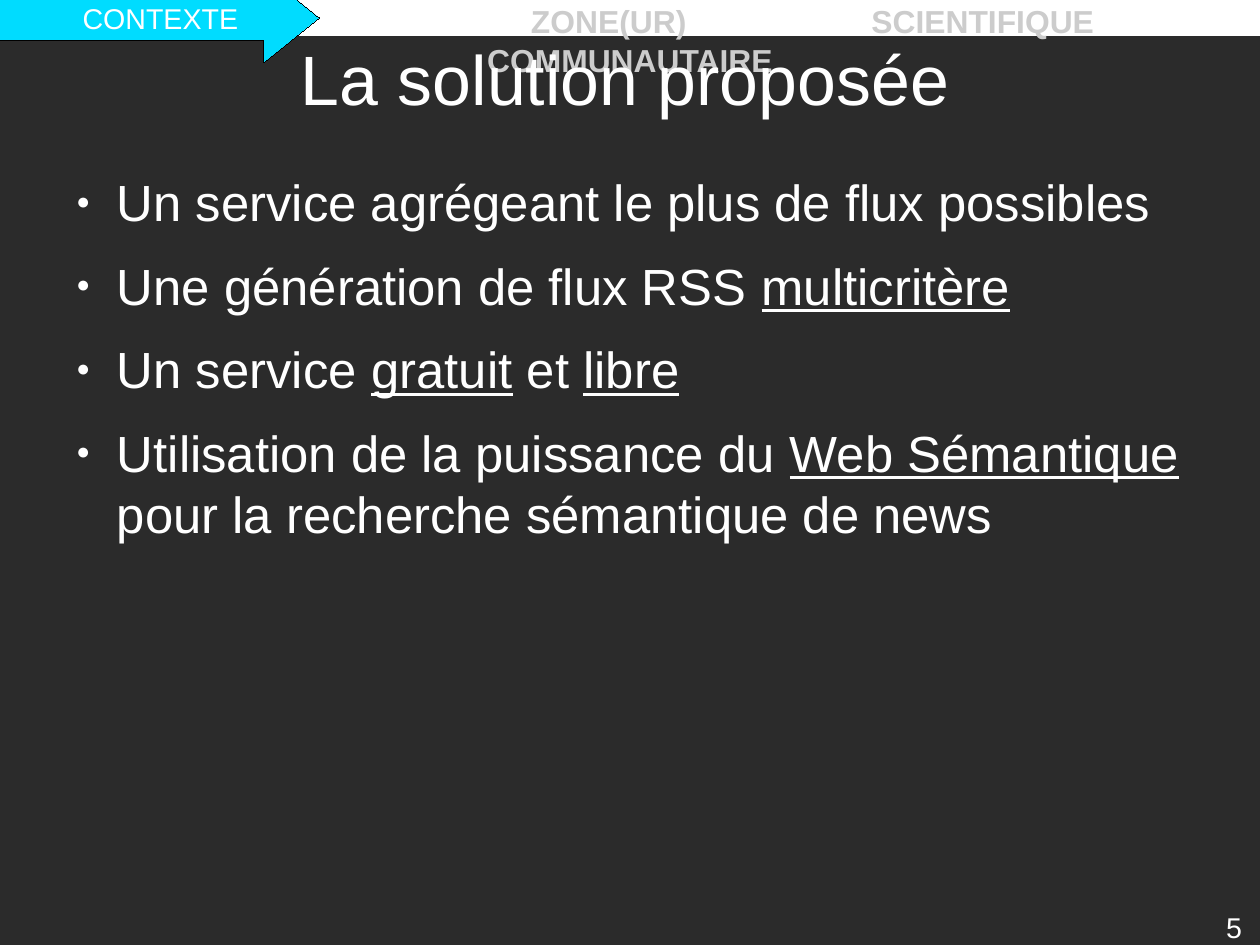
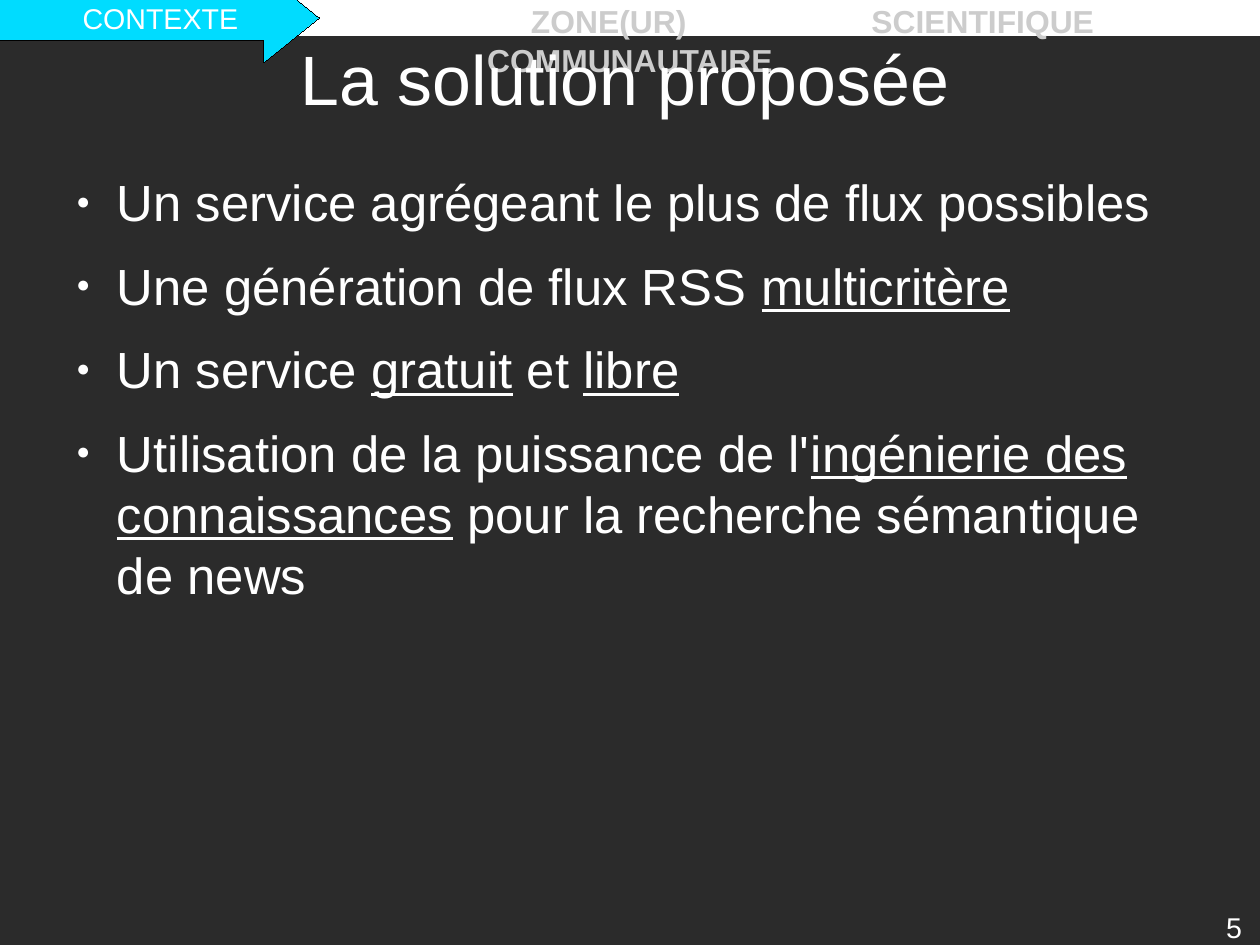
Before and after one commit to descl/ZONE, a slide deck: slide 5 of Rapport/presentation.odp. Drawn at 1260x945 pixels with LibreOffice and Linux fonts; fonts in the diff are those of the drawing; background and template pictures are left out; a plain dark background stands for a picture behind light text. Boxes give left, top, right and bottom in pixels: in the first picture for what was removed or moved away, otherwise in the second. Text is boxed around its words. In the diff, an @@ line names an element or a change of style, - is before the commit and + after.

```diff
--- a/Rapport/presentation.odp
+++ b/Rapport/presentation.odp
@@ text at box(117, 434, 1140, 595): text changed @@
-● Utilisation de la puissance du Web Sémantique pour la recherche sémantique de news
+● Utilisation de la puissance de l'ingénierie des connaissances pour la recherche sémantique de news
```
Also in this commit, not shown: 17 other slides changed, 2 slides added, 3 slides removed, 4 other files.
